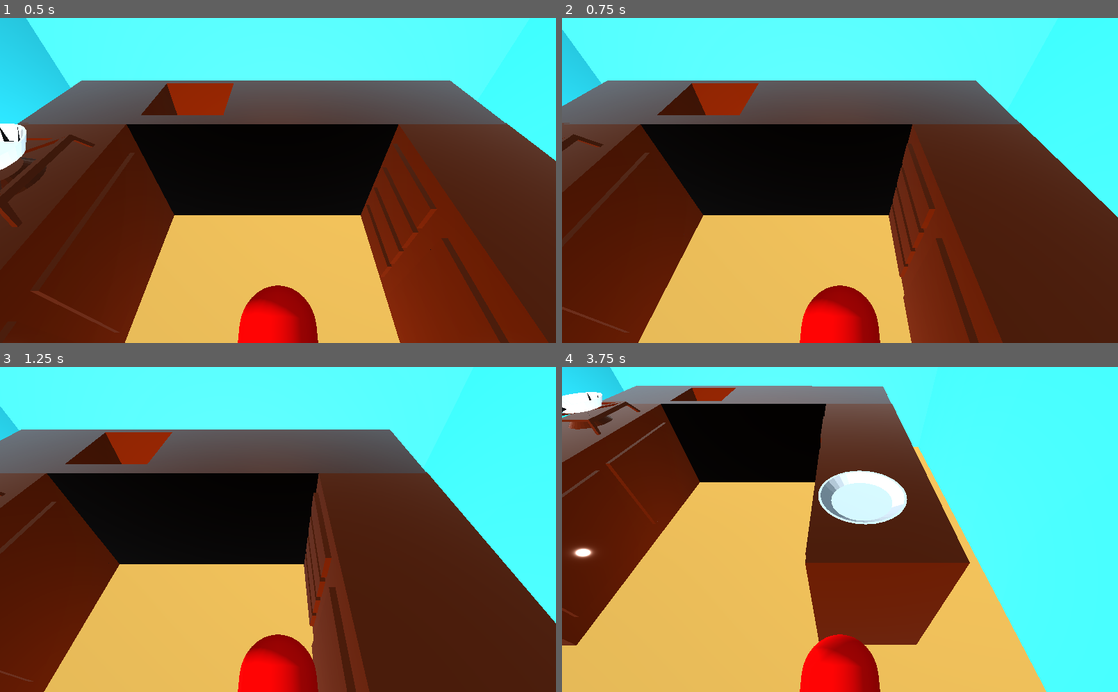
Above: before the commit, frames 1-4 (two rows, left to right).
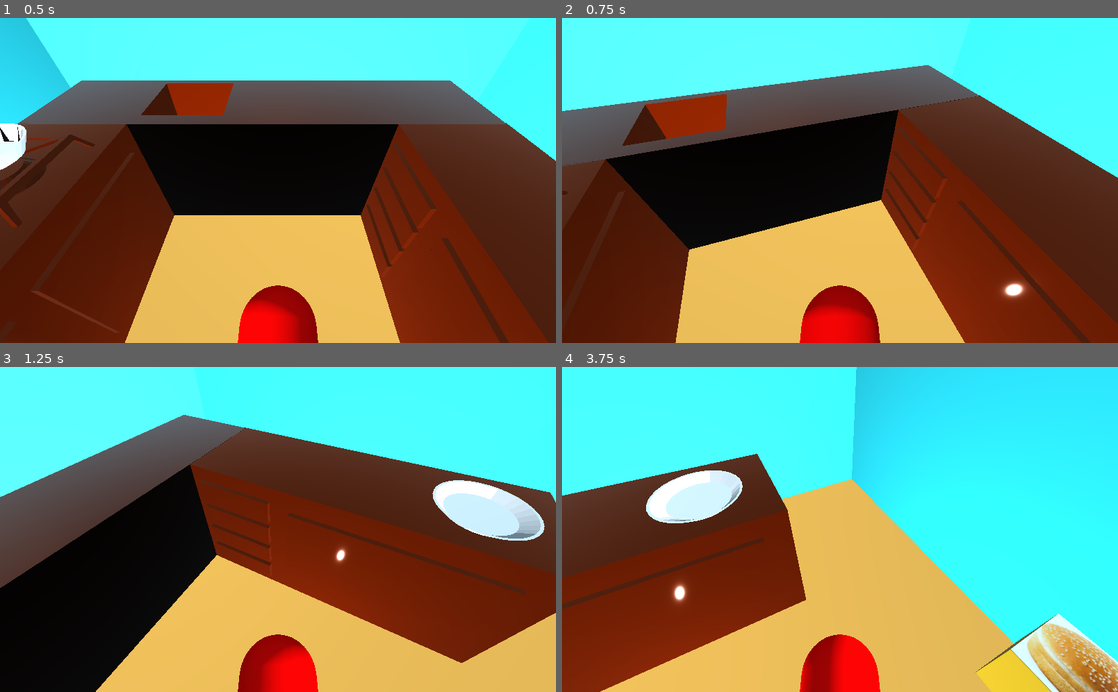
Above: after the commit, the same moments.

Repository: luanavicente/cozinhaemchamas
Game: Godot game, scene res://lanchonete.tscn
The game is run twice, just before and just after one commit, with the same random seed, the same clock (stepped at 60 frames per second) and the same inputs.
Inputs:
- Up to frame 1 (0.5 s): no input
- Up to frame 2 (0.75 s): tap Enter at 0.5 s; hold Right (ui_right) from 0.53 s (still down)
- Up to frame 3 (1.25 s): keep holding Right (ui_right)
- Up to frame 4 (3.75 s): release Right (ui_right) at 1.28 s; hold Down (ui_down) 1.28-2.03 s; hold Right (ui_right) 2.03-2.78 s; hold Up (ui_up) 2.78-3.53 s; hold Left (ui_left) from 3.53 s (still down)

Frame 1 is identical in both runs. In frame 2, 27% of the frame differs, in the area x 0-100%, y 3-100%; in frame 3, 59%; in frame 4, 78%, in the area x 0-100%, y 0-100%.

Commit message:
Move na direção que a câmera tá

Diff:
--- a/godot/player.gd
+++ b/godot/player.gd
@@ -1,7 +1,8 @@
 extends KinematicBody
 
-var speed = 400
+var speed = 300
 var direction = Vector3()
+var facing = Vector3(0,0,0)
 var velocity = 0
 
 # Called when the node enters the scene tree for the first time.
@@ -13,13 +14,12 @@
 func _physics_process(delta):
 	direction = Vector3(0,0,0)
 	if Input.is_action_pressed("ui_left"):
-		#rotate_y(deg2rad(90*delta))
-		direction.x -= 1
+		rotate_y(deg2rad(90*delta))
 	if Input.is_action_pressed("ui_right"):
-		#rotate_y(deg2rad(-90*delta))
-		direction.x += 1
+		rotate_y(deg2rad(-90*delta))
 	if Input.is_action_pressed("ui_up"):
-		direction.z -= 1
+		facing = -global_transform.basis.z
 	if Input.is_action_pressed("ui_down"):
-		direction.z += 1
-	move_and_slide(direction*delta*speed,Vector3(0,1,0))
+		facing = global_transform.basis.z
+	move_and_slide(facing*delta*speed,Vector3(0,0,1))
+	facing = Vector3(0,0,0)
